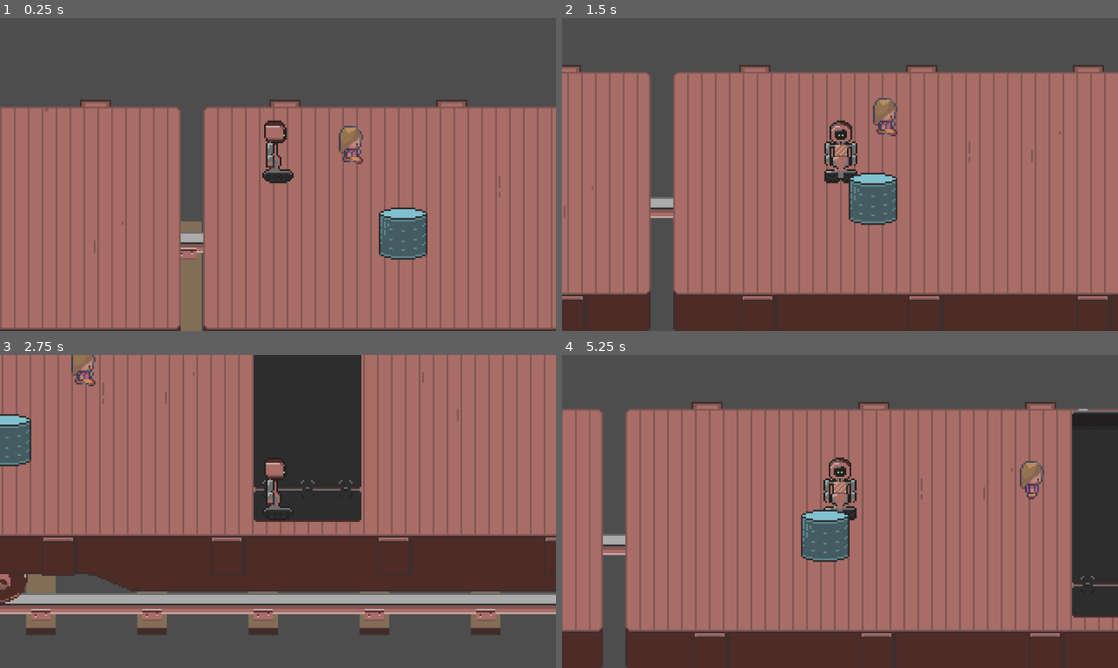
Above: before the commit, frames 1-4 (two rows, left to right).
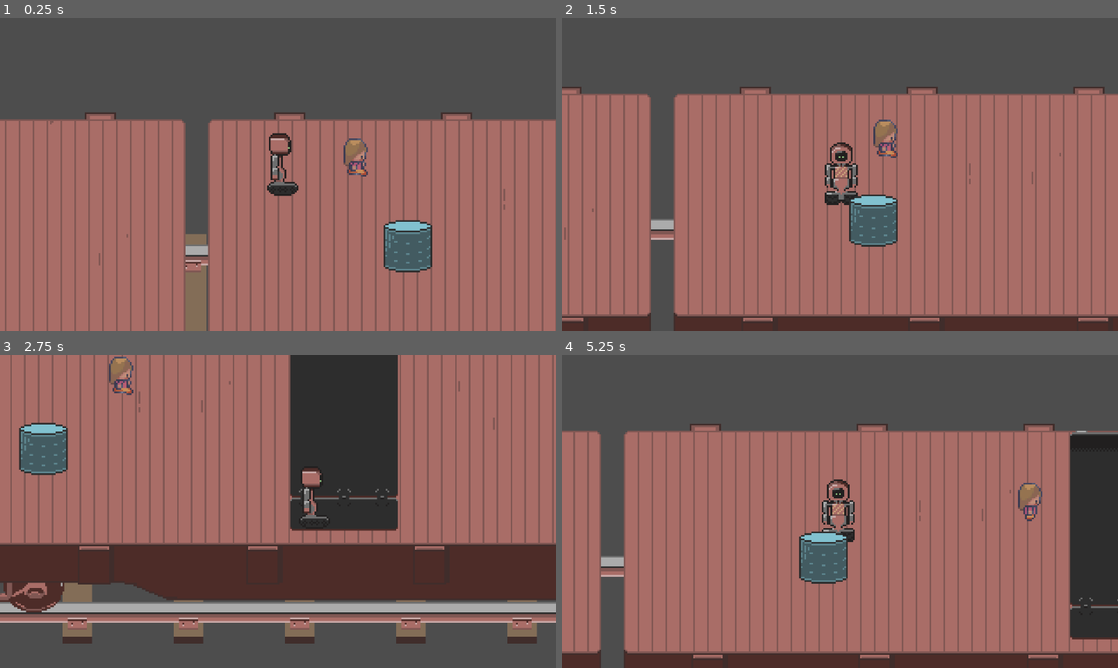
Above: after the commit, the same moments.

Repository: superlou/train-game-3
Game: Godot game, scene res://main.tscn
The game is run twice, just before and just after one commit, with the same random seed, the same clock (stepped at 60 frames per second) and the same inputs. The engine's default icon, where the game draws it, is replaced by a stand-in: a white triangle on a blue panel in a dark square.
Inputs:
- Up to frame 1 (0.25 s): no input
- Up to frame 2 (1.5 s): hold D (move_right) 0.53-1.28 s; tap E (interact) at 0.6 s; tap Space (jump) at 0.77 s; hold S (move_down) from 1.28 s (still down); tap T (spawn_station) at 1.35 s
- Up to frame 3 (2.75 s): tap Space (jump) at 1.52 s; release S (move_down) at 2.03 s; hold D (move_right) from 2.03 s (still down); hold Shift (sprint) from 2.03 s (still down)
- Up to frame 4 (5.25 s): release D (move_right) at 2.78 s; release Shift (sprint) at 2.78 s; hold W (move_up) 2.78-3.53 s; tap E (interact) at 2.85, 5.1 s; tap Space (jump) at 3.02, 3.77, 4.52 s; hold A (move_left) 3.53-5.03 s; tap T (spawn_station) at 3.6 s; tap Shift (sprint) at 4.35 s; hold S (move_down) from 5.03 s (still down)

The runs differ from the first frame. In frame 1, 24% of the frame differs, in the area x 0-100%, y 26-100%; in frame 2, 21%; in frame 3, 37%, in the area x 0-100%, y 0-93%; in frame 4, 32%.

Commit message:
Hack to fix camera tracking during reparent

Diff:
--- a/player.gd
+++ b/player.gd
@@ -7,6 +7,8 @@
 var is_jumping:bool = false
 var jump_vec:Vector2 = Vector2.ZERO
 var held_item = null
+
+signal moved
 
 
 # Called when the node enters the scene tree for the first time.
@@ -80,6 +82,8 @@
 	if held_item:
 		held_item.position = current_hold_marker().position
 
+	emit_signal("moved", global_position)
+
 
 func interact():
 	if held_item:
--- a/player.tscn
+++ b/player.tscn
@@ -67,11 +67,6 @@
 sprite_frames = SubResource("SpriteFrames_usufq")
 animation = &"right"
 
-[node name="Camera2D" type="Camera2D" parent="."]
-position = Vector2(0, 5)
-zoom = Vector2(4, 4)
-position_smoothing_speed = 10.0
-
 [node name="CollisionShape2D" type="CollisionShape2D" parent="."]
 position = Vector2(0, 5)
 shape = SubResource("RectangleShape2D_1g0pm")
--- a/train.gd
+++ b/train.gd
@@ -76,3 +76,9 @@
 func _on_body_exited(body, _car):
 	# print("exit: ", body, car)
 	leaving_train_watches.append(body)
+
+
+func _on_player_moved(player_global_pos: Vector2):
+	# Using a signal from the player is a hack for
+	# https://github.com/godotengine/godot/issues/81480
+	%Camera.global_position = player_global_pos
--- a/train.tscn
+++ b/train.tscn
@@ -54,6 +54,7 @@
 position = Vector2(446, -22)
 
 [node name="Player" parent="Cars/Flatbed1" instance=ExtResource("6_egil1")]
+unique_name_in_owner = true
 z_index = 1
 position = Vector2(43, 34)
 
@@ -74,3 +75,12 @@
 [node name="NavigationRegion2D" type="NavigationRegion2D" parent="."]
 visible = false
 navigation_polygon = SubResource("NavigationPolygon_6jem5")
+
+[node name="Camera" type="Camera2D" parent="."]
+unique_name_in_owner = true
+position = Vector2(0, 5)
+zoom = Vector2(4, 4)
+position_smoothing_enabled = true
+position_smoothing_speed = 10.0
+
+[connection signal="moved" from="Cars/Flatbed1/Player" to="." method="_on_player_moved"]
